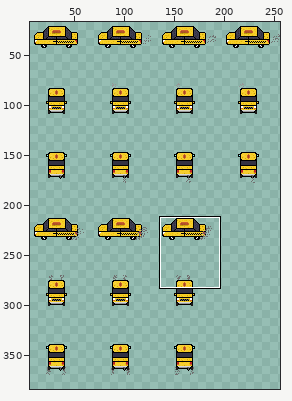
Sprite sheet, stored at Assets/Taxi's/Default/Default_Taxi_Sprite.png. The first picture is a wide view before the edit; the outline marks the close-up.
Close-up. Before the commit:
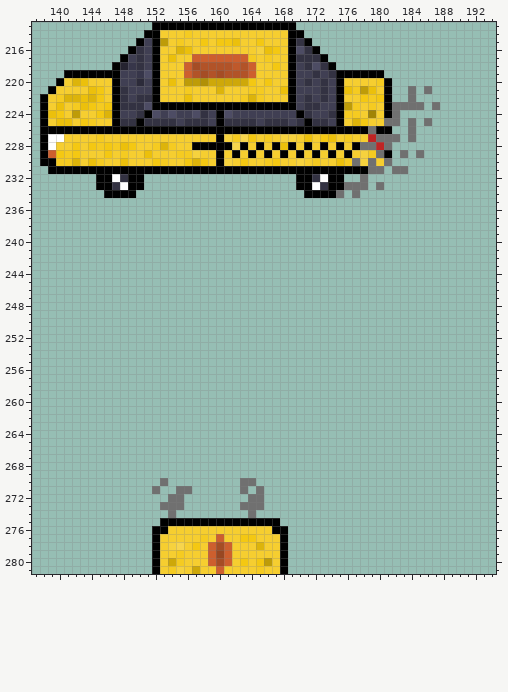
The file is 256x384 pixels. Colours within 5 levels of each other are drawn and written as one. Shown: x 137..194, y 213..281. The wide view leaves out empty margins. The commit also changed other parts of the picture, which this record leaves out.
The result:
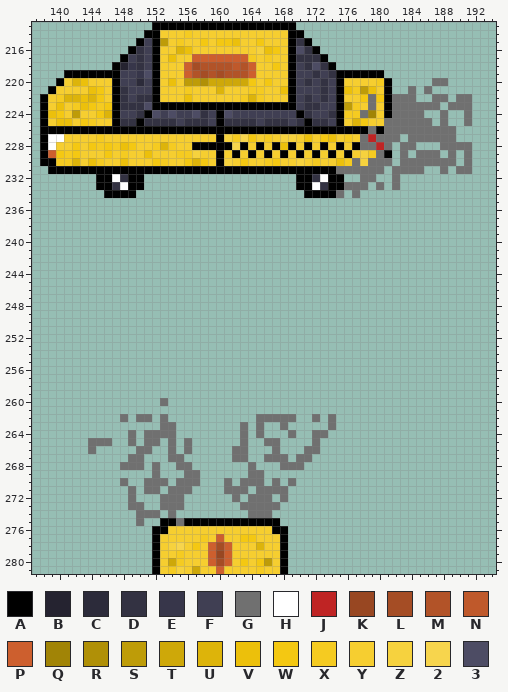
Palette (. is transparent): A #000000  B #252330  C #2c2b3a  D #333242  E #37364a  F #403f53  G #707070  H #ffffff  J #bf2424  K #984722  L #a54d25  M #b25328  N #bf592b  P #cd5f2e  Q #a18406  R #b09007  S #be9c08  T #cea809  U #ddb40a  V #ecc00b  W #f4c812  X #f5cb21  Y #f6ce30  Z #f6d23e  2 #f7d54d  3 #4d4c64
Diff:
@@ x 173..193 @@
 219 FDAAAAAA.............
-220 DFAYYYYXA............
+220 DFAYYYYXA.....GG.....
 221 DFAVXSVYA..G.G.......
-222 DFAYYWXWA..G.........
-223 FFASXYXYAGGGG.G......
-224 FDAXXYQYAG...........
-225 DFAYUWYYGG.G.G.......
-226 AAAAAAGAA..G.........
-227 WVYXYYJGGG.G.........
-228 AYAYAGGJG............
-229 YAYAYZXGA.G.G........
-230 YYVXGZGYG............
-231 AAAAAAGG.GG..........
-232 HAA..G...............
-233 DAAGGG.G.............
+222 DFAYYWGWAGGG..GG.GG..
+223 FFASXYGYAGGGGGG.GGG..
+224 FDAXXGQYAGGGG..G..G..
+225 DFAYUWYYGGGGGG.G..G..
+226 AAAAAAGAGGGGGGGGG....
+227 WVYXYGJGGG.GGGGGG....
+228 AYAYAGGJG.GG...GGGG..
+229 YAYAYZXGA.G.GGG.G.G..
+230 YYVXGZGGG.GGGGGGG.G..
+231 AAGGGGGG.GGGG..G.GG..
+232 HAA..GG..G...........
+233 DAAGGG.G.G...........
 234 AAG.G................
@@ x 142..176 @@
 259 ...................................
-260 ...................................
+260 ...........G.......................
 261 ...................................
-262 ...................................
-263 ...................................
-264 ...................................
-265 ...................................
-266 ...................................
-267 ...................................
-268 ...................................
-269 ...................................
-270 ...........G.........GG............
-271 ..........G..GG......G.G...........
-272 ............GG........GG...........
-273 ...........GGG.......GGG...........
-274 ............G.........G............
-275 ...........AAAAAAAAAAAAAAA.........
+262 ......G.GG.G...........GGGGG..G.G..
+263 ...........GG........G.G..G.....G..
+264 .......G.GGGG........G.G...G..GG...
+265 ..GGG..G.GG.G.G......G..GG....G....
+266 ..G.....GG..G.G.....GG...G...GG....
+267 .......GG...GG......GG..GGG.GG.....
+268 ......GGG.G..GG.......G...GGG......
+269 ..........G...GG......GG...........
+270 ......G..GGG.GGG...G.GGG.G.G.......
+271 .......G.GG.GGG....GGG.GGGG........
+272 .......G...GGG......G.GGG.G........
+273 .......GG..GGG.......GGGGG.........
+274 ........GGG.G.........GGG..........
+275 ........G..AAGAAAAAAAAAAAA.........
 276 ..........AAYYYYYYYYYYYYYAA........
